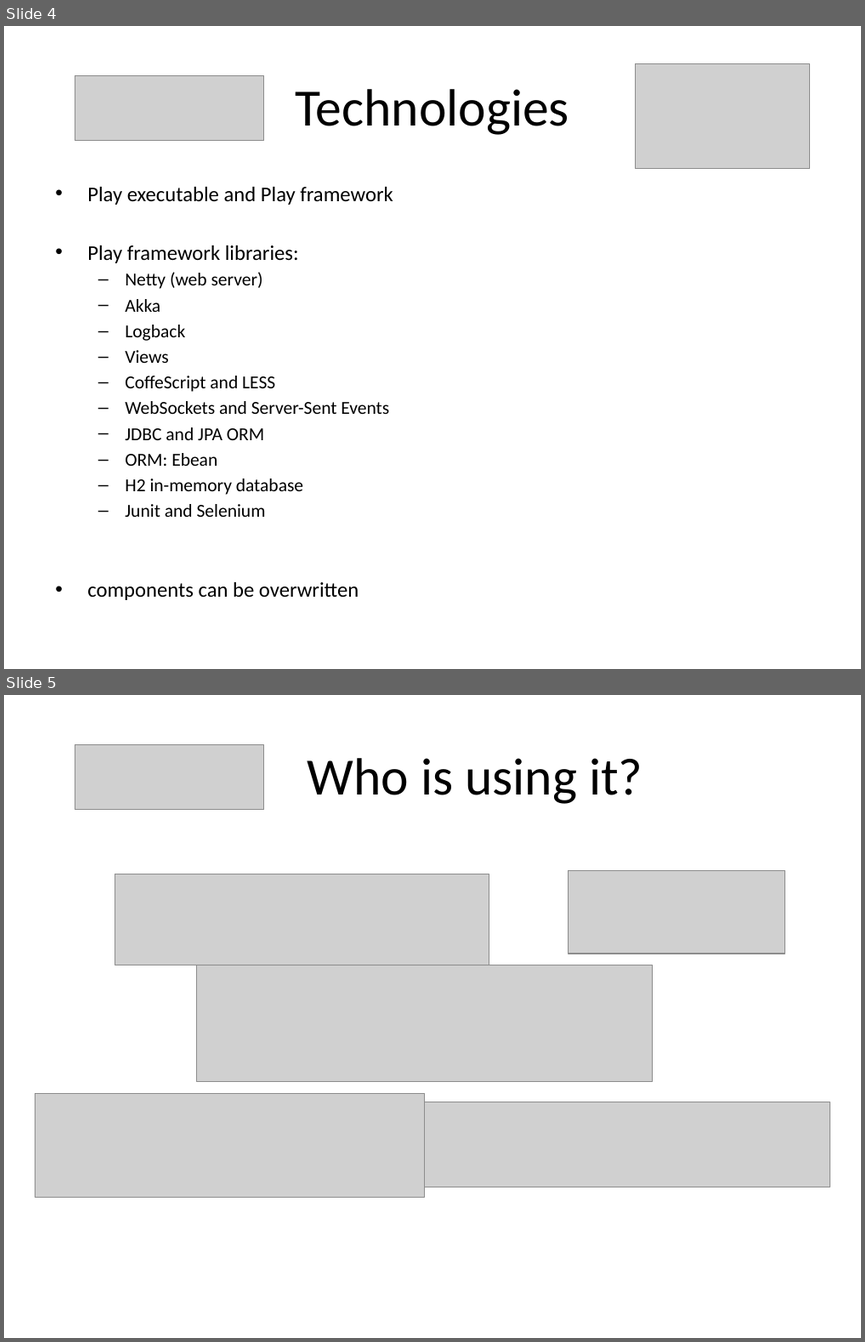
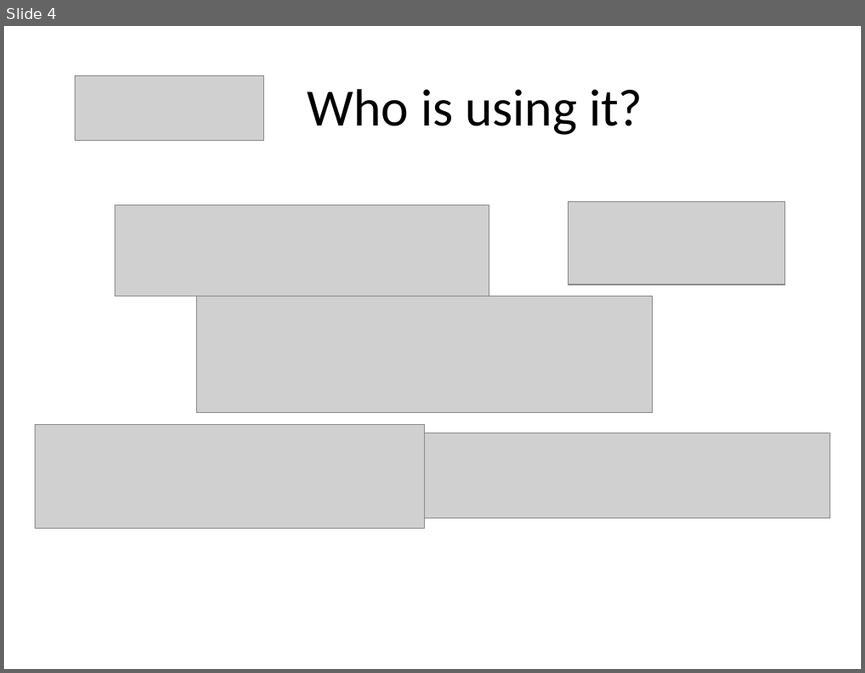
Before and after one commit to martadoberschuetz/dev_training, a slide deck: Play take 2.pptx. Shown one above the other, each under a label of ours: slides 4 and 5 before the commit, slide 4 after it. The pictures are 865x1342 and 865x673 pixels, drawn with LibreOffice and Linux fonts; fonts in the diff are those of the drawing; grey boxes stand for pictures. Boxes give left, top, right and bottom in pixels: in the first picture for what was removed or moved away, otherwise in the second. Text is boxed around its words. In the diff, an @@ line names an element or a change of style, - is before the commit and + after.

```diff
--- a/Play take 2.pptx
+++ b/Play take 2.pptx
@@ slide 4 removed at [4, 26, 861, 669], background #FFFFFF @@
@@ picture removed at [75, 75, 263, 140] @@
@@ picture removed at [635, 63, 810, 168] @@
@@ title removed at [295, 89, 569, 135] @@
-Technologies
@@ text removed at [87, 187, 392, 600] @@
-• Play executable and Play framework
-• Play framework libraries:
-  – Netty (web server)
-  – Akka
-  – Logback
-  – Views
-  – CoffeScript and LESS
-  – WebSockets and Server-Sent Events
-  – JDBC and JPA ORM
-  – ORM: Ebean
-  – H2 in-memory database
-  – Junit and Selenium
-• components can be overwritten
@@ what was slide 5 is now slide 4 @@
```
Also in this commit, not shown: 7 slides changed, 2 other slides removed, 4 other files.
